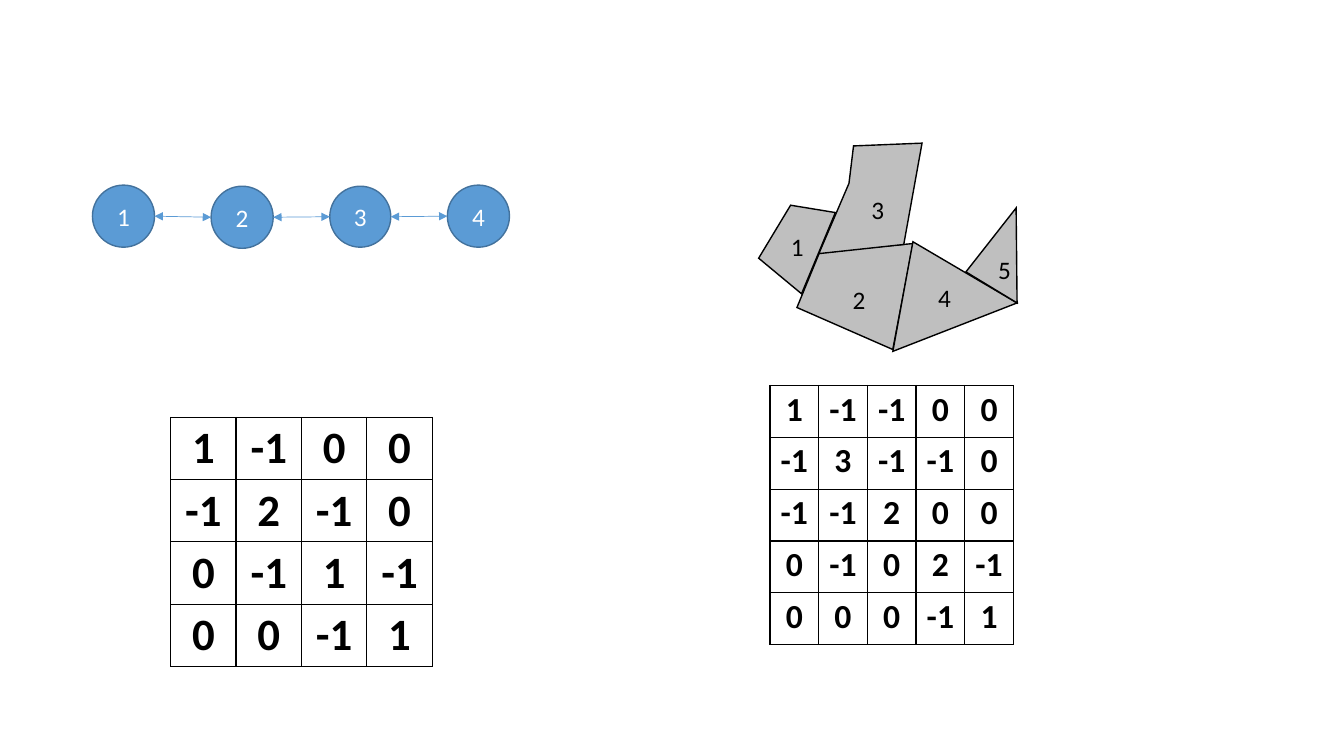
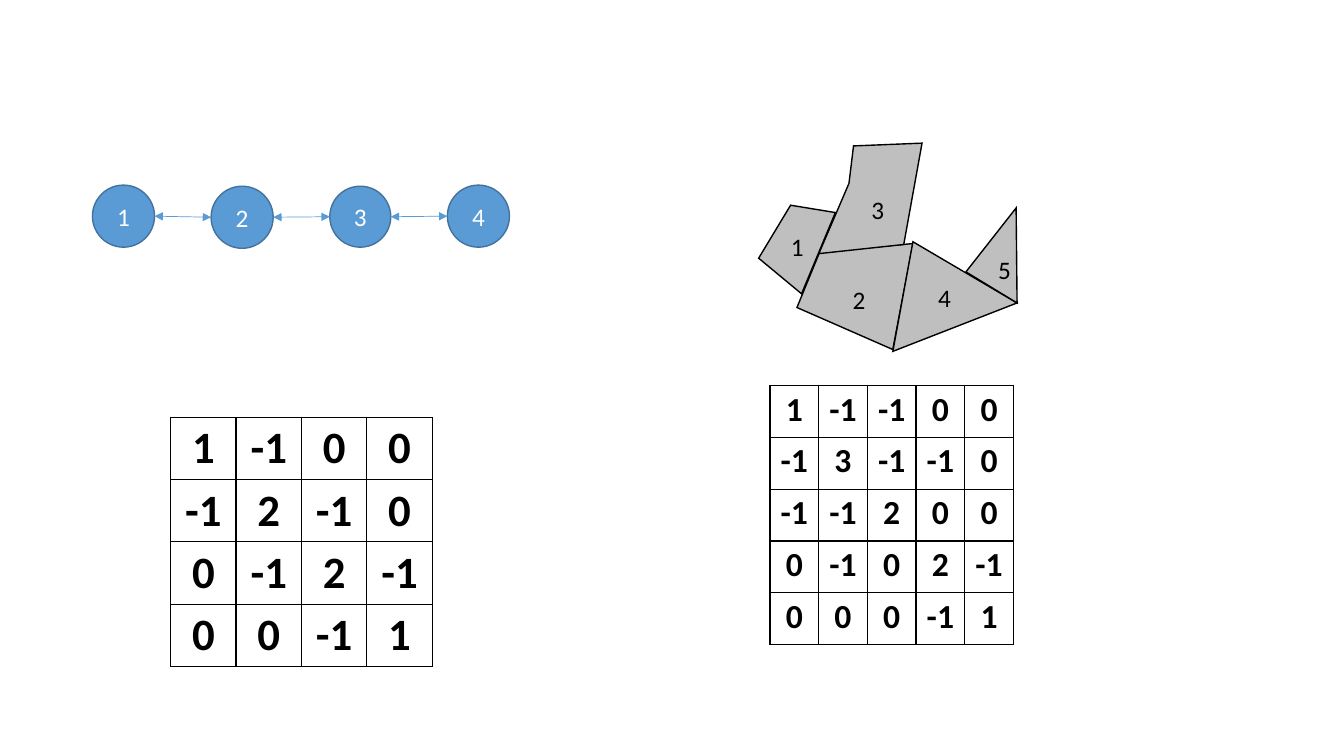
Before and after one commit to pedersen-fisheries-lab/DFO-3day-gam-workshop, a slide deck: slide 3 of slides/figures/basis_breakdown.pptx. Drawn at 1344x756 pixels with LibreOffice and Linux fonts; fonts in the diff are those of the drawing. Boxes give left, top, right and bottom in pixels: in the first picture for what was removed or moved away, otherwise in the second. Text is boxed around its words. In the diff, an @@ line names an element or a change of style, - is before the commit and + after.

```diff
--- a/slides/figures/basis_breakdown.pptx
+++ b/slides/figures/basis_breakdown.pptx
@@ table at (170,417,433,662) @@
-row 3, column 3: 1
+row 3, column 3: 2
```
Also in this commit, not shown: 9 other files.
